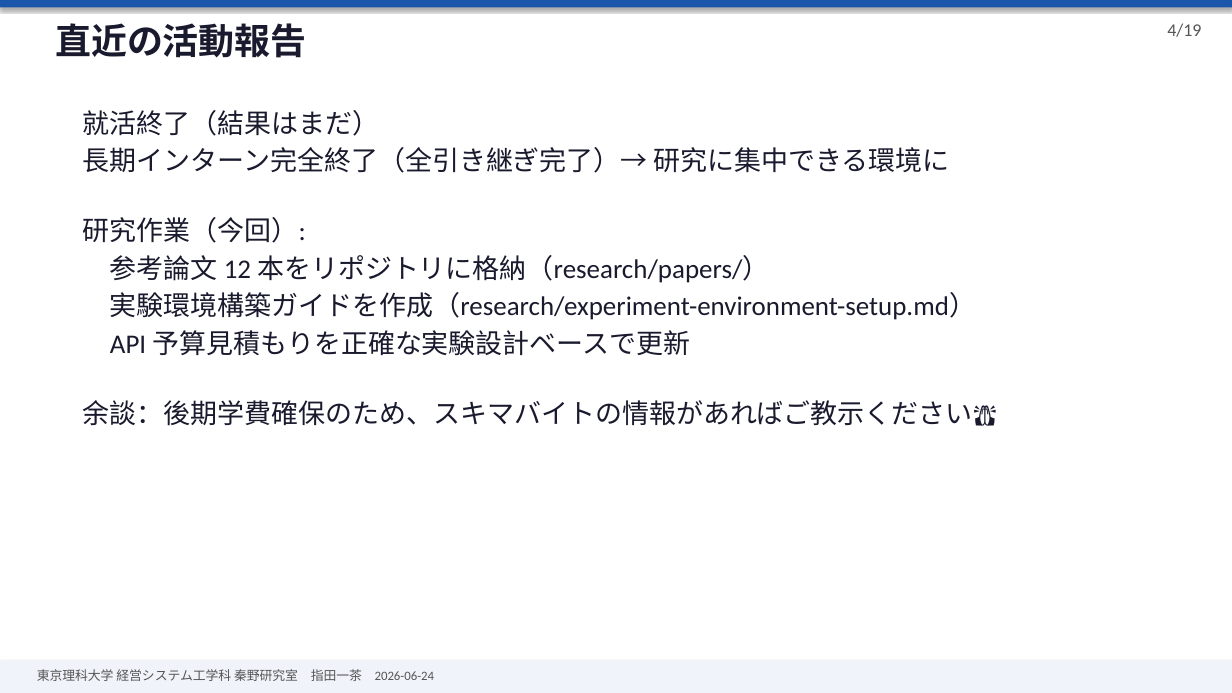
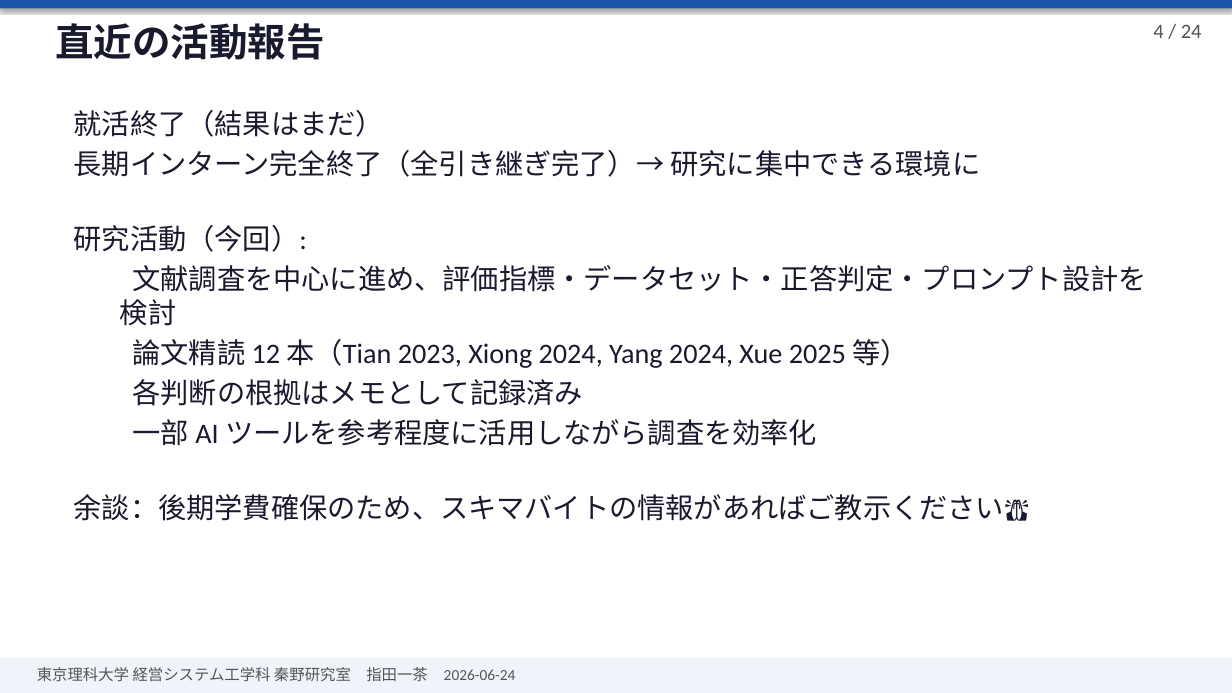
Before and after one commit to issa311sas-hub/test, a slide deck: slide 4 of research/presentations/2026-06-24-seminar-slides.pptx. Drawn at 1232x693 pixels with LibreOffice and Linux fonts; fonts in the diff are those of the drawing. Boxes give left, top, right and bottom in pixels: in the first picture for what was removed or moved away, otherwise in the second. Text is boxed around its words. In the diff, an @@ line names an element or a change of style, - is before the commit and + after.

```diff
--- a/research/presentations/2026-06-24-seminar-slides.pptx
+++ b/research/presentations/2026-06-24-seminar-slides.pptx
@@ text "直近の活動報告" at (55, 23, 324, 60): size 28 to 30 pt @@
@@ text at (1153, 24, 1202, 38): text changed; size 14 to 16 pt @@
-4/19
+4 / 24
@@ text "就活終了（結果はまだ）": place and size @@
-text "就活終了（結果はまだ）" at (83, 110, 997, 426)
+text "就活終了（結果はまだ）" at (74, 110, 1147, 521)
@@ text at (74, 110, 1030, 521): size 21 to 22 pt in "就活終了（結果はまだ）", "長期インターン完全終了（全引き継ぎ完了）→ 研究に集中できる環境に", "余談：後期学費確保のため、スキマバイトの情報があればご教示ください🙏"; more space between paragraphs @@
@@ text at (74, 225, 1147, 446): text changed; size 21 to 22 pt @@
-研究作業（今回）:
-参考論文 12 本をリポジトリに格納（research/papers/）
-実験環境構築ガイドを作成（research/experiment-environment-setup.md）
-API 予算見積もりを正確な実験設計ベースで更新
+研究活動（今回）:
+  文献調査を中心に進め、評価指標・データセット・正答判定・プロンプト設計を検討
+  論文精読 12 本（Tian 2023, Xiong 2024, Yang 2024, Xue 2025 等）
+  各判断の根拠はメモとして記録済み
+  一部 AI ツールを参考程度に活用しながら調査を効率化
@@ text "東京理科大学 経営システム工学科 秦野研究室 指田一茶 2026-06-24" at (37, 667, 516, 682): size 10 to 12 pt @@
```
Also in this commit, not shown: 13 other slides changed, 10 slides added, 5 slides removed, 1 other file.
